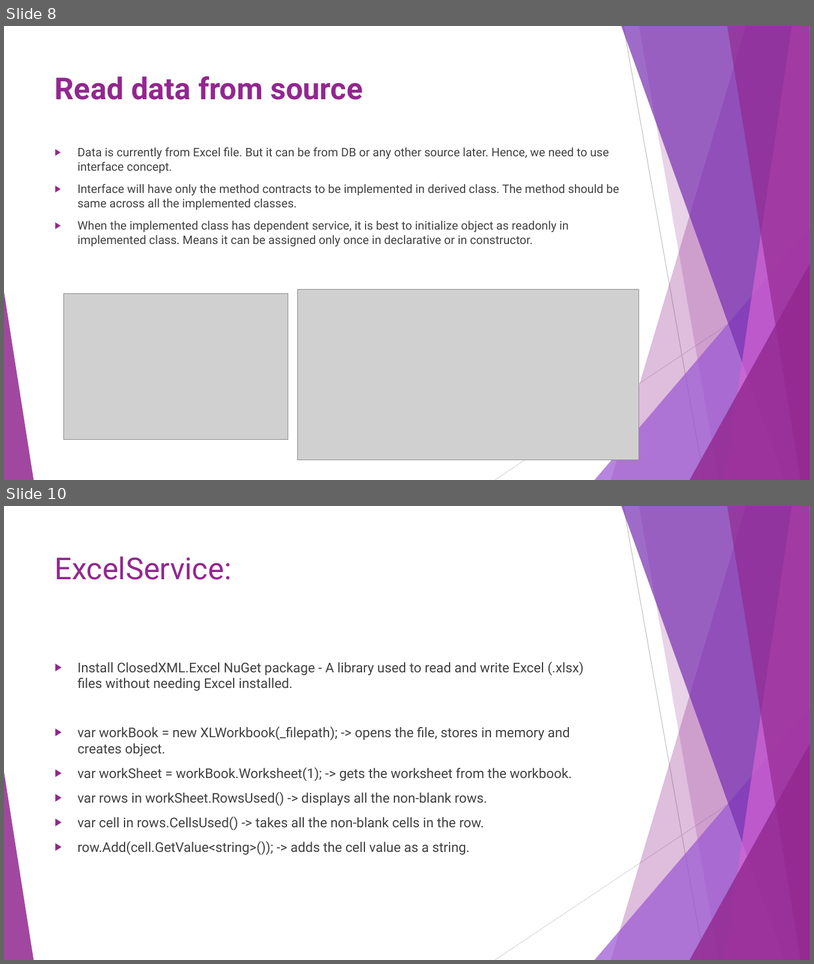
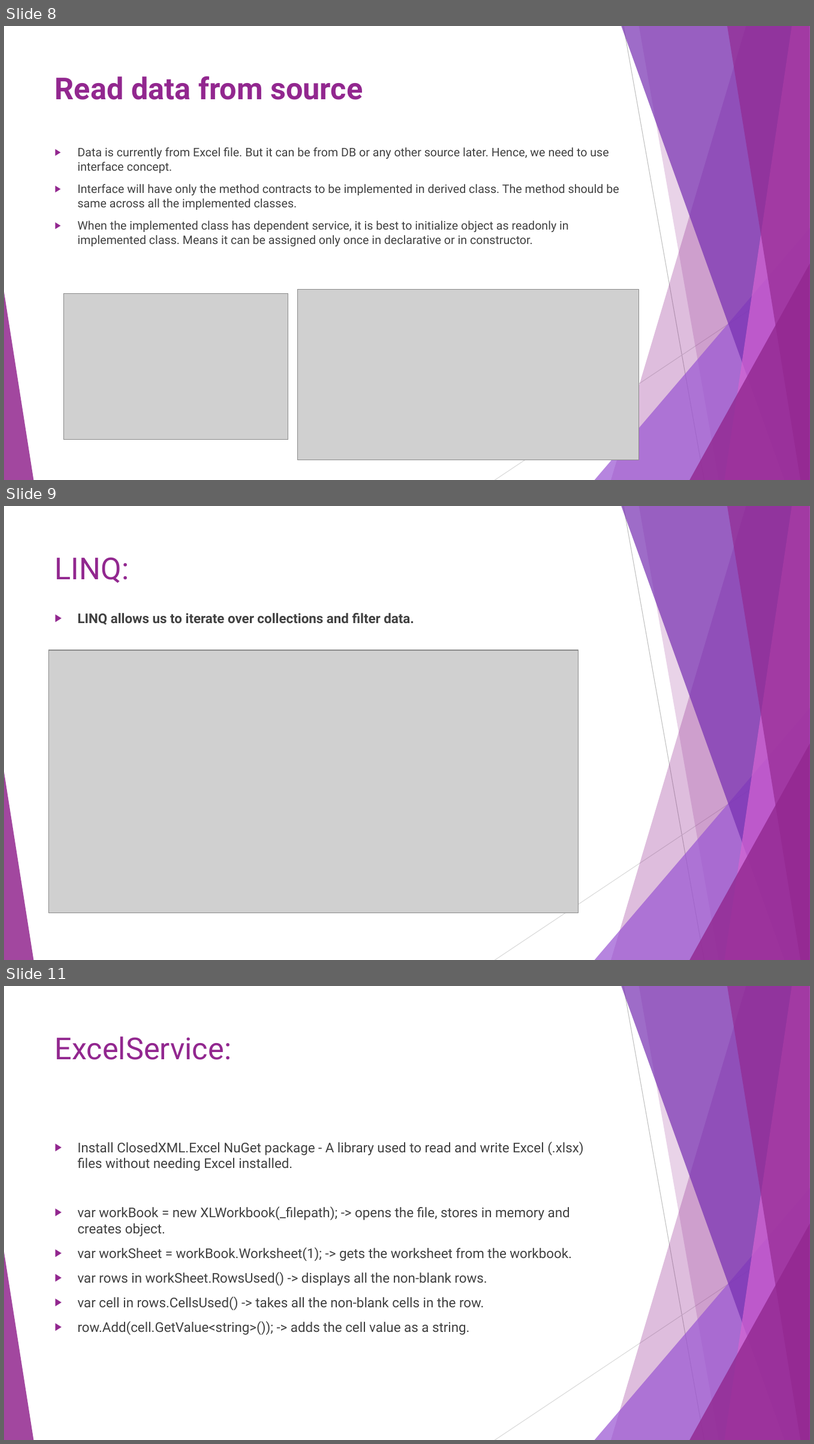
Before and after one commit to Sakthi-kc/Hands-on-.NET-projects, a slide deck: notes/get partner details logics implemented.pptx. Shown one above the other, each under a label of ours: slides 8 and 10 before the commit, slides 8, 9 and 11 after it; the slides between them are not shown. The pictures are 814x964 and 814x1444 pixels, drawn with LibreOffice and Linux fonts; fonts in the diff are those of the drawing; grey boxes stand for pictures. Boxes give left, top, right and bottom in pixels: in the first picture for what was removed or moved away, otherwise in the second. Text is boxed around its words. In the diff, an @@ line names an element or a change of style, - is before the commit and + after.

Commit message:
Converted list to dictionary using LINQ

```diff
--- a/notes/get partner details logics implemented.pptx
+++ b/notes/get partner details logics implemented.pptx
@@ slide 9 added at box(4, 506, 810, 960), background #FFFFFF; not listed: 10 template elements that a slide beside it also shows @@
@@ title added at box(55, 557, 129, 583), 36 pt, text #92278F @@
+LINQ:
@@ text added at box(78, 613, 414, 625), 16 pt, text #404040, bold @@
+▶ LINQ allows us to iterate over collections and filter data.
@@ picture added at box(49, 650, 579, 913) @@
@@ what was slide 10 is now slide 11 @@
```
Also in this commit, not shown: 2 slides changed, 24 other files.
